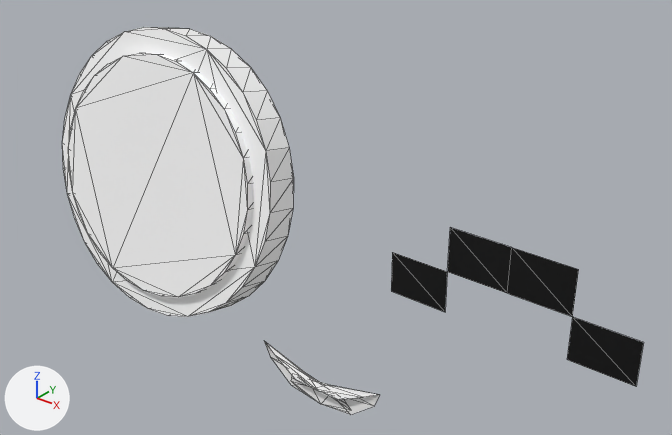
Before and after pictures for a commit that changed the glTF model createdAssets/monocle.glb.
One viewpoint serves both versions: a camera (50 mm lens) standing at (0.566, -1.098, 2.274) and looking at (-0.013, -0.375, 1.825). The axes (+X, +Y, +Z) are drawn at lower left. The lights are the same throughout. Mesh edges are drawn as thin lines. Where no turn or scale is listed for an object, it has been applied to the vertices. Vertices at the same position are counted once.

Script lines for the objects in view, before the commit:
```python
me_plane_001 = bpy.data.meshes.new('Plane.001')
me_plane_001.from_pydata(...)  # 152 vertices, 264 faces; spans x -0.426..0.356, y -0.471..-0.36, z 1.659..2.004
# faces by material slot: [16, 124, 124]
me_plane_001.materials.append(mat_material_001)  # black #000000
me_plane_001.materials.append(mat_material_004)  # white #ffffff
me_plane_001.materials.append(mat_material_003)  # white #ffffff
me_sphere_006 = bpy.data.meshes.new('Sphere.006')
me_sphere_006.from_pydata(...)  # 30 vertices, 32 faces; spans x -0.09..0.082, y -0.423..-0.414, z 1.6..1.655
me_sphere_006.materials.append(mat_material_002)  # white #ffffff
ob_curved_eyes = bpy.data.objects.new('Curved eyes', me_plane_001)
ob_curved_eyes.location = (0.0, 0.0, 0.0)
ob_mouth = bpy.data.objects.new('Mouth', me_sphere_006)
ob_mouth.location = (0.0, 0.0, 0.0)
```
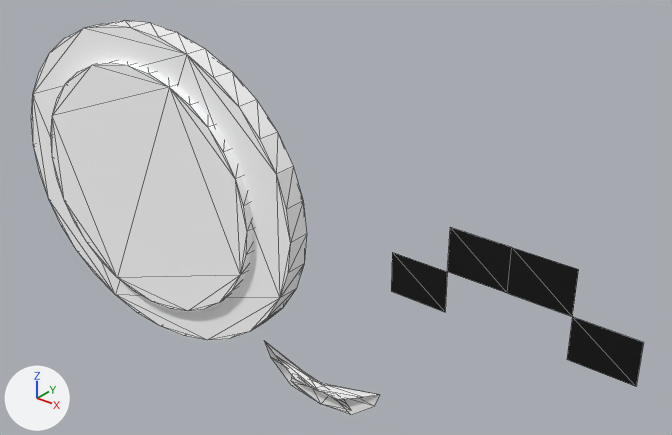
Boxes [x1, y1, x2, y2] around the edits, measured in the pictures (672 x 435 px):
```json
{"object": "Curved eyes", "change": "reshaped", "before": [62, 27, 644, 386], "after": [391, 227, 644, 386]}
{"object": "moncole", "change": "added", "after": [31, 20, 307, 340], "faces in mat_material_003 (white #ffffff)": [51, 61, 253, 311], "faces in mat_material_004 (white #ffffff)": [31, 20, 307, 340]}
{"part": 1, "of": "me_plane_001", "change": "deleted", "before": [62, 27, 294, 317]}
{"part": 2, "of": "me_plane_001", "change": "deleted", "before": [69, 53, 253, 297]}
```

Scene script edits in JSON lines:
```json
{"block": "me_plane_001", "where": "me_plane_001.from_pydata(...)  # 152 vertices, 264 faces; spans x -0.426..0.356, y -0.471..-0.36, z 1.659..2.004"}
{"block": "me_plane_001", "where": "# used by ob_curved_eyes; location = (0.0, 0.0, 0.0)"}
{"block": "me_plane_001", "change": "me_plane_001 part 1: the loose piece of 64 vertices spanning x -0.426..-0.056, y -0.468..-0.36, z 1.659..2.004 is deleted"}
{"block": "me_plane_001", "change": "me_plane_001 part 2: the loose piece of 64 vertices spanning x -0.401..-0.081, y -0.471..-0.375, z 1.686..1.976 is deleted"}
{"op": "remove", "block": "me_plane_001", "code": "me_plane_001.materials.append(mat_material_004)  # white #ffffff"}
{"op": "remove", "block": "me_plane_001", "code": "me_plane_001.materials.append(mat_material_003)  # white #ffffff"}
{"op": "add", "block": "me_cylinder_001", "code": ["me_cylinder_001 = bpy.data.meshes.new('Cylinder.001')", "me_cylinder_001.from_pydata(...)  # 128 vertices, 248 faces; spans x -0.458..-0.011, y -0.463..-0.426, z 1.635..2.018", "# faces by material slot: [124, 124]", "me_cylinder_001.materials.append(mat_material_004)  # white #ffffff", "me_cylinder_001.materials.append(mat_material_003)  # white #ffffff"]}
{"op": "add", "block": "ob_moncole", "code": ["ob_moncole = bpy.data.objects.new('moncole', me_cylinder_001)", "ob_moncole.location = (0.0, 0.0, 0.0)"]}
```
